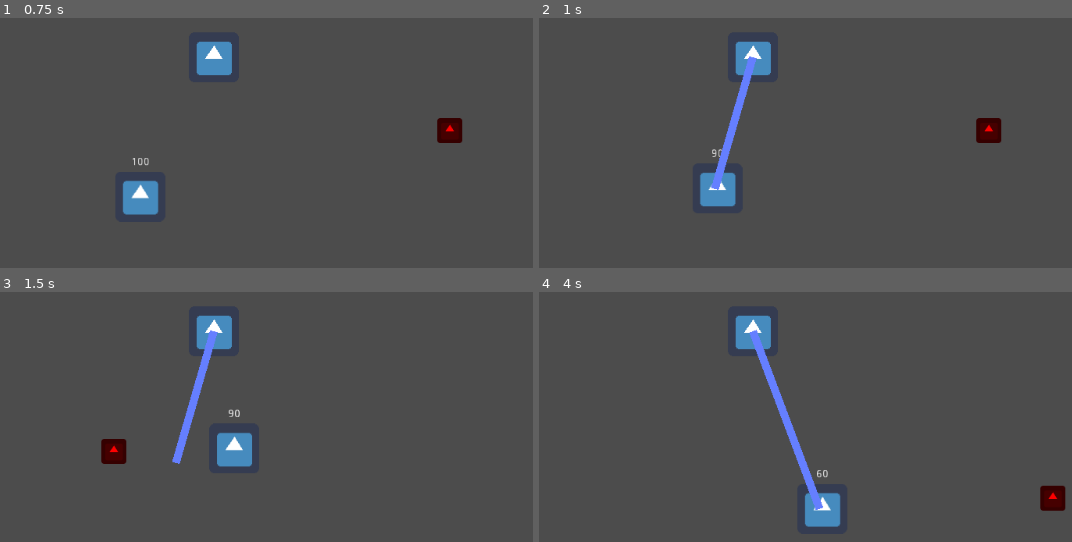
Above: before the commit, frames 1-4 (two rows, left to right).
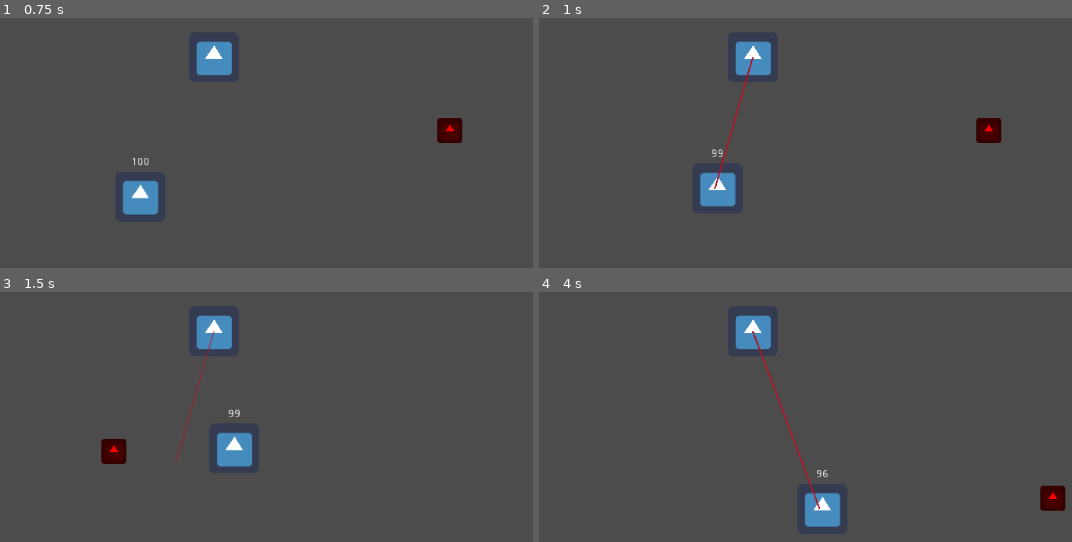
Above: after the commit, the same moments.

Repository: Reneator/Tower-Defense
Game: Godot game, scene res://TD.tscn
Same seed, same stepped clock (60 frames per second), same inputs: the game is played once before the commit and once after it. The engine's default icon, where the game draws it, is replaced by a stand-in: a white triangle on a blue panel in a dark square.
Inputs (mouse positions are in pixels of both pictures, inside the frame that each line leads up to):
- Up to frame 1 (0.75 s): move the mouse to (447, 130) at 0.52 s; click (447, 130) at 0.67 s
- Up to frame 2 (1 s): no input
- Up to frame 3 (1.5 s): move the mouse to (111, 452) at 1.27 s; click (111, 452) at 1.42 s
- Up to frame 4 (4 s): move the mouse to (890, 324) at 2.02 s; click (890, 324) at 2.17 s; move the mouse to (773, 522) at 2.77 s; click (773, 522) at 2.92 s; move the mouse to (1050, 497) at 3.52 s; click (1050, 497) at 3.67 s

Frame 1 is identical in both runs. In frame 2, 0.9% of the frame differs, in the area x 32-41%, y 15-69%; in frame 3, 0.9%; in frame 4, 1.2%, in the area x 39-55%, y 14-88%.

Commit message:
Added laser particle effect

Diff:
--- /dev/null
+++ b/Laser.gd
@@ -0,0 +1,18 @@
+extends Node
+
+var start_position
+var target_position
+
+onready var laser = $Laser
+
+# Declare member variables here. Examples:
+# var a = 2
+# var b = "text"
+
+# Called when the node enters the scene tree for the first time.
+func _ready():
+	laser.clear_points()
+	laser.add_point(start_position)
+	laser.add_point(target_position)
+	$CPUParticles2D.global_position = target_position
+	$AnimationPlayer.play("laser")
--- /dev/null
+++ b/Particle_Laser.tscn
@@ -0,0 +1,73 @@
+[gd_scene load_steps=4 format=2]
+
+[ext_resource path="res://Laser.gd" type="Script" id=1]
+
+[sub_resource type="Animation" id=1]
+resource_name = "laser"
+tracks/0/type = "value"
+tracks/0/path = NodePath("CPUParticles2D:emitting")
+tracks/0/interp = 1
+tracks/0/loop_wrap = true
+tracks/0/imported = false
+tracks/0/enabled = true
+tracks/0/keys = {
+"times": PoolRealArray( 0, 1 ),
+"transitions": PoolRealArray( 1, 1 ),
+"update": 1,
+"values": [ true, false ]
+}
+tracks/1/type = "value"
+tracks/1/path = NodePath("Laser:modulate")
+tracks/1/interp = 1
+tracks/1/loop_wrap = true
+tracks/1/imported = false
+tracks/1/enabled = true
+tracks/1/keys = {
+"times": PoolRealArray( 0, 1 ),
+"transitions": PoolRealArray( 1, 0.25 ),
+"update": 0,
+"values": [ Color( 1, 1, 1, 1 ), Color( 1, 1, 1, 0 ) ]
+}
+tracks/2/type = "method"
+tracks/2/path = NodePath(".")
+tracks/2/interp = 1
+tracks/2/loop_wrap = true
+tracks/2/imported = false
+tracks/2/enabled = true
+tracks/2/keys = {
+"times": PoolRealArray( 1 ),
+"transitions": PoolRealArray( 1 ),
+"values": [ {
+"args": [  ],
+"method": "queue_free"
+} ]
+}
+
+[sub_resource type="Gradient" id=2]
+offsets = PoolRealArray( 0.00662252, 1 )
+colors = PoolColorArray( 0.753906, 0.108963, 0.108963, 1, 0.679688, 0.61132, 0.406219, 1 )
+
+[node name="Node2D" type="Node2D"]
+script = ExtResource( 1 )
+
+[node name="AnimationPlayer" type="AnimationPlayer" parent="."]
+anims/laser = SubResource( 1 )
+
+[node name="CPUParticles2D" type="CPUParticles2D" parent="."]
+emitting = false
+amount = 20
+lifetime = 0.23
+one_shot = true
+explosiveness = 0.58
+spread = 180.0
+gravity = Vector2( 0, 0 )
+initial_velocity = 72.23
+initial_velocity_random = 0.67
+damping = 8.6
+color_ramp = SubResource( 2 )
+
+[node name="Laser" type="Line2D" parent="."]
+points = PoolVector2Array( 0, 0, 10, 10 )
+width = 2.0
+default_color = Color( 0.686275, 0.0941176, 0.164706, 1 )
+texture_mode = 824193377
--- a/Turret.gd
+++ b/Turret.gd
@@ -2,6 +2,7 @@
 
 export (NodePath) var _target_path
 var _target
+var Laser = preload("res://Particle_Laser.tscn")
 
 # Declare member variables here. Examples:
 # var a = 2
@@ -32,13 +33,27 @@
 var old_line
 
 func zap(target):
-	var point1 = global_position
-	var point2 = target.global_position
-	if(old_line):
-		old_line.queue_free()
-	var line = Line2D.new()
-	line.add_point(point1)
-	line.add_point(point2)
-	old_line = line
-	get_tree().get_root().add_child(line)
-	target.hp -= 10
+
+	var laser = Laser.instance()
+	laser.start_position = global_position
+	laser.target_position = target.global_position
+	get_tree().get_root().add_child(laser)
+
+#	var point1 = global_position
+#	var point2 = target.global_position
+#	if(old_line):
+#		old_line.queue_free()
+#	var line = Line2D.new()
+#	line.add_point(point1)
+#	line.add_point(point2)
+#	old_line = line
+#	get_tree().get_root().add_child(line)
+	target.hp -= 1
+
+func fake_predictive(target):
+	## keep a line between the target and the turret and the physical projectile travels on that line
+	pass
+
+func true_predictive(target):
+	## calculate the point at which the creep should be and fire a physical projectile towards that point
+	pass
